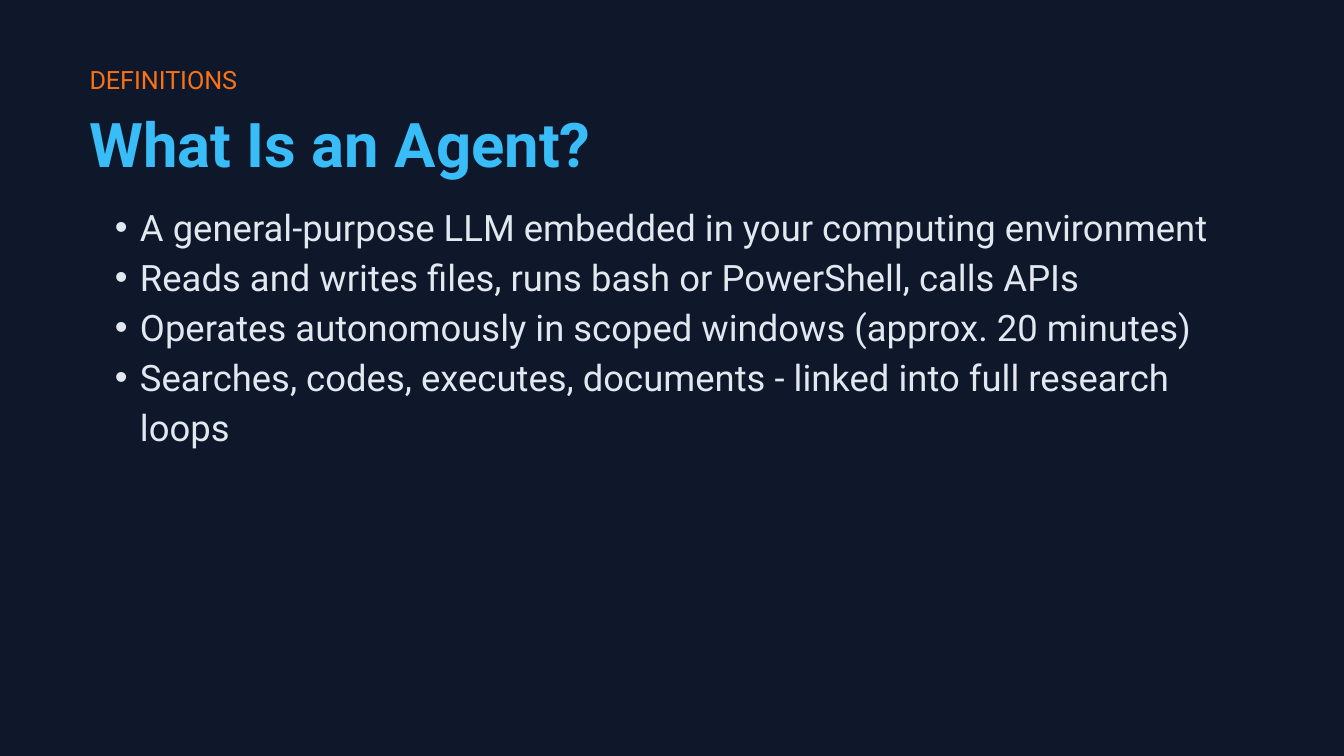
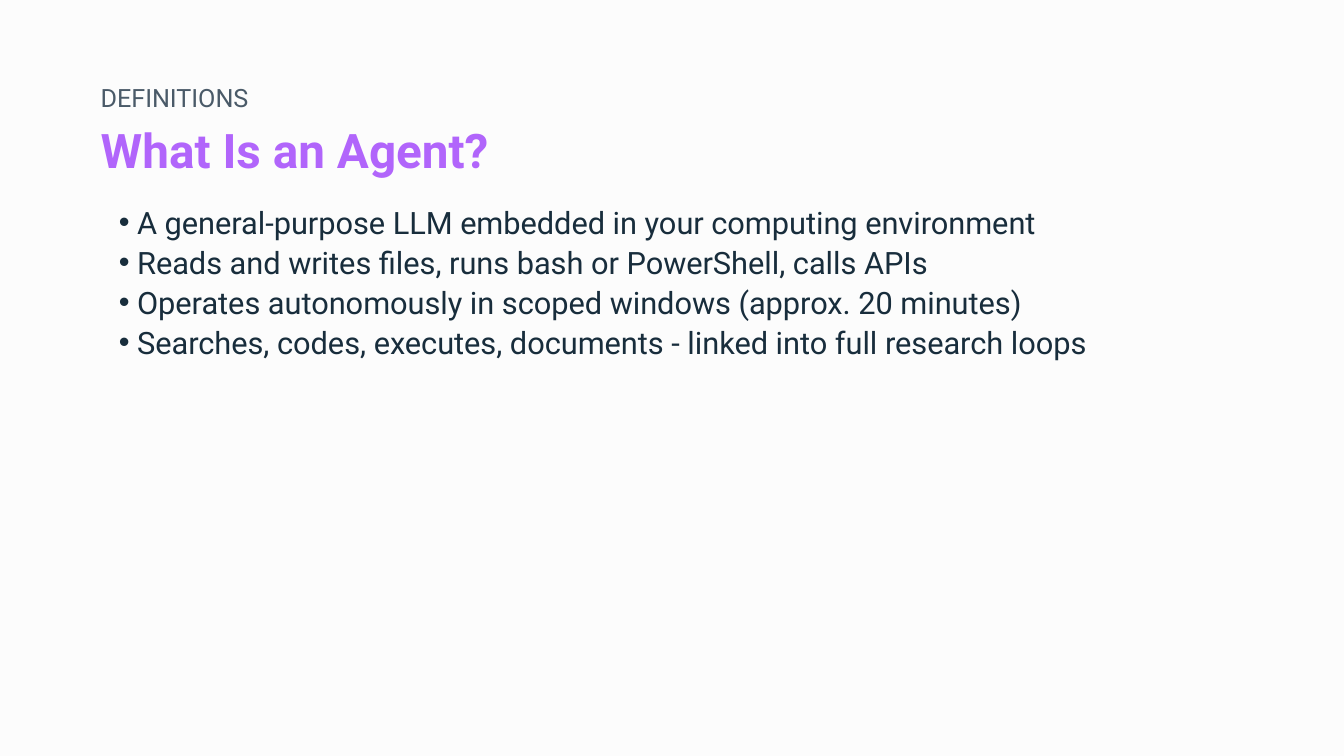
Before and after one commit to shanelindsay/agentic-r, a slide deck: slide 5 of slides-new/Agentic-AI-Agent-Talk.pptx. Drawn at 1344x756 pixels with LibreOffice and Linux fonts; fonts in the diff are those of the drawing. Boxes give left, top, right and bottom in pixels: in the first picture for what was removed or moved away, otherwise in the second. Text is boxed around its words. In the diff, an @@ line names an element or a change of style, - is before the commit and + after.

```diff
--- a/slides-new/Agentic-AI-Agent-Talk.pptx
+++ b/slides-new/Agentic-AI-Agent-Talk.pptx
@@ background #0F172A to #FCFCFC @@
@@ text "DEFINITIONS": place and size @@
-text "DEFINITIONS" at [90,71,238,90]
+text "DEFINITIONS" at [101,89,249,107]
@@ text "DEFINITIONS" at [101,89,249,107]: text colour #F97316 to #4A5A68; line spacing 19.2pt to 18.2pt @@
@@ text "What Is an Agent?": place and size @@
-text "What Is an Agent?" at [90,121,591,180]
+text "What Is an Agent?" at [101,132,488,178]
@@ text "What Is an Agent?" at [101,132,488,178]: size 33 to 25.5 pt, text colour #38BDF8 to #B165FB @@
@@ text "A general-purpose LLM embedded in ..." at [137,211,1087,361]: size 19.5 to 16.5 pt, text colour #E2E8F0 to #182D3C; indent changed; line spacing 26.9pt to 21.4pt @@
```
Also in this commit, not shown: 20 other slides changed, 52 other files.
